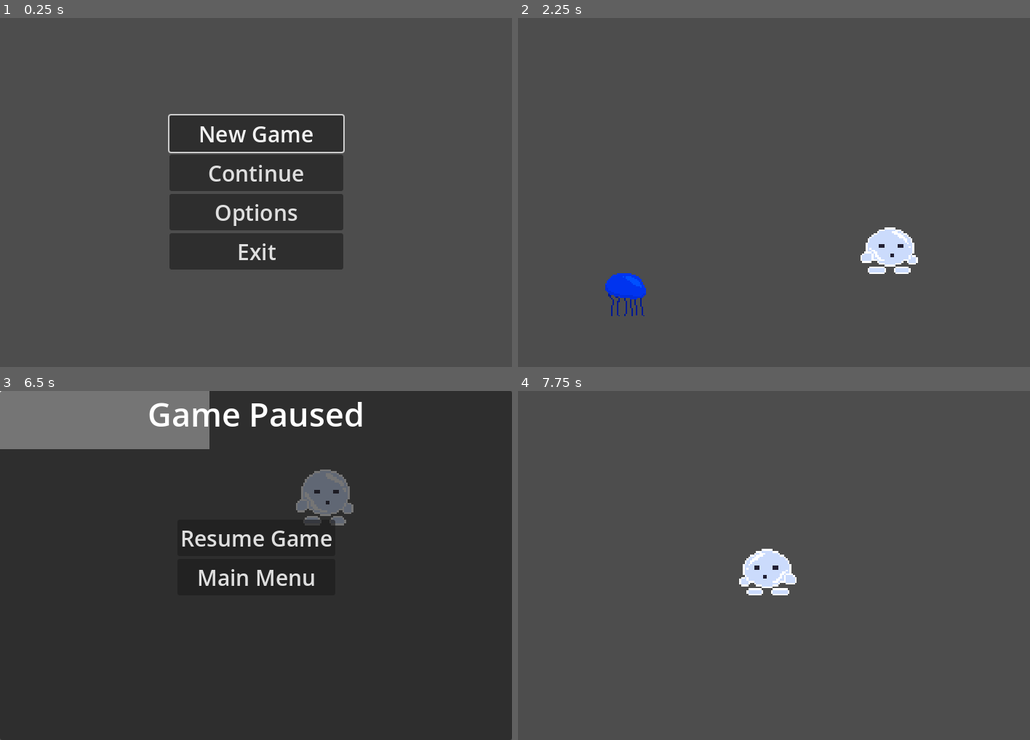
Above: before the commit, frames 1-4 (two rows, left to right).
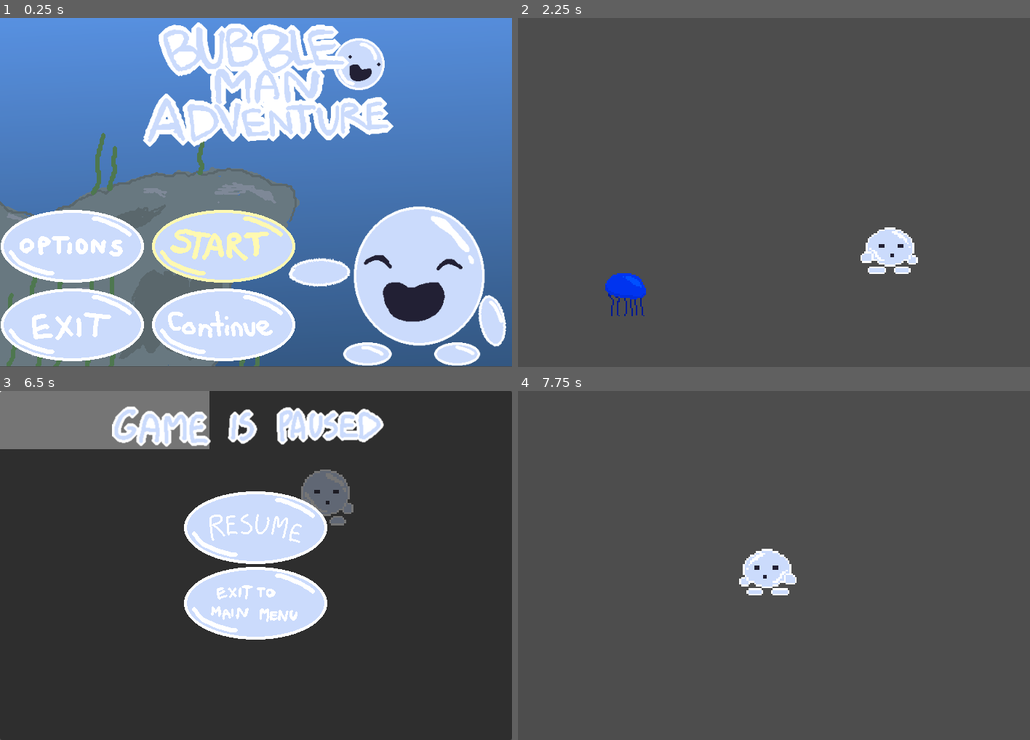
Above: after the commit, the same moments.

Repository: orestulis05/project-bubble
Game: Godot game, scene res://scenes/MainMenu.tscn
The game is run twice, just before and just after one commit, with the same random seed, the same clock (stepped at 60 frames per second) and the same inputs.
Inputs (mouse positions are in pixels of both pictures, inside the frame that each line leads up to; where the layout moved, square brackets give the same spot in the first picture):
- Up to frame 1 (0.25 s): no input
- Up to frame 2 (2.25 s): click (594, 248) [774, 213] at 0.5 s; click (779, 220) [789, 265] at 1.25 s; click (743, 248) [774, 133] at 2 s
- Up to frame 3 (6.5 s): hold D (move_right) 2.78-4.28 s; tap Space (jump) at 3.02, 3.77, 5.27, 6.02 s; hold A (move_left) 4.28-5.03 s; hold D (move_right) from 5.03 s (still down); tap Escape (pause) at 6.4 s
- Up to frame 4 (7.75 s): release D (move_right) at 6.5 s; click (774, 527) [774, 537] at 6.5 s; hold A (move_left) from 7.28 s (still down); tap Space (jump) at 7.52 s

The runs differ from the first frame. In frame 1, 100% of the frame differs, in the area x 0-100%, y 0-100%; in frame 2, nothing differs; in frame 3, 13%; in frame 4, nothing differs.

Commit message:
main menu and pause makeover

Diff:
--- a/scenes/MainMenu.tscn
+++ b/scenes/MainMenu.tscn
@@ -1,6 +1,67 @@
-[gd_scene load_steps=2 format=3 uid="uid://cyao04nmdiir0"]
+[gd_scene load_steps=20 format=3 uid="uid://cyao04nmdiir0"]
 
 [ext_resource type="Script" path="res://scripts/main_menu.gd" id="1_h3u52"]
+[ext_resource type="Texture2D" uid="uid://4vyojg4eja4c" path="res://textures/main_menu/titlescreenbc.png" id="2_67pbb"]
+[ext_resource type="Texture2D" uid="uid://3vbxo2nmeloy" path="res://textures/main_menu/title.png" id="3_w1hy8"]
+[ext_resource type="Texture2D" uid="uid://dcmqtsa0df47v" path="res://textures/main_menu/wavingbubbleman.png" id="4_3xr2q"]
+[ext_resource type="Texture2D" uid="uid://cp1i03yal5mc0" path="res://textures/main_menu/options.png" id="5_3anfa"]
+[ext_resource type="Texture2D" uid="uid://daudc2eor3lom" path="res://textures/main_menu/options-export.png" id="6_6r5ol"]
+[ext_resource type="Texture2D" uid="uid://bl4c2skpori46" path="res://textures/main_menu/exit.png" id="6_sd2a3"]
+[ext_resource type="Texture2D" uid="uid://bodn7n784rrab" path="res://textures/main_menu/start.png" id="7_lm3ie"]
+[ext_resource type="Texture2D" uid="uid://cdbv8oby7seao" path="res://textures/main_menu/exit_hover.png" id="8_a6tyc"]
+[ext_resource type="Texture2D" uid="uid://dtk55h1ecgfw6" path="res://textures/main_menu/continue.png" id="8_klcl7"]
+[ext_resource type="Texture2D" uid="uid://4knvke3hxhva" path="res://textures/main_menu/start-export.png" id="10_ewa3b"]
+[ext_resource type="Texture2D" uid="uid://c45fk370vdf5t" path="res://textures/main_menu/continue_hover.png" id="12_8lppp"]
+
+[sub_resource type="AtlasTexture" id="AtlasTexture_y871n"]
+atlas = ExtResource("4_3xr2q")
+region = Rect2(0, 0, 383, 323)
+
+[sub_resource type="AtlasTexture" id="AtlasTexture_ds4ld"]
+atlas = ExtResource("4_3xr2q")
+region = Rect2(383, 0, 383, 323)
+
+[sub_resource type="AtlasTexture" id="AtlasTexture_x51yg"]
+atlas = ExtResource("4_3xr2q")
+region = Rect2(766, 0, 383, 323)
+
+[sub_resource type="AtlasTexture" id="AtlasTexture_mrgww"]
+atlas = ExtResource("4_3xr2q")
+region = Rect2(1149, 0, 383, 323)
+
+[sub_resource type="AtlasTexture" id="AtlasTexture_7kffp"]
+atlas = ExtResource("4_3xr2q")
+region = Rect2(1532, 0, 383, 323)
+
+[sub_resource type="AtlasTexture" id="AtlasTexture_2qdf7"]
+atlas = ExtResource("4_3xr2q")
+region = Rect2(1915, 0, 383, 323)
+
+[sub_resource type="SpriteFrames" id="SpriteFrames_37bf7"]
+animations = [{
+"frames": [{
+"duration": 1.0,
+"texture": SubResource("AtlasTexture_y871n")
+}, {
+"duration": 1.0,
+"texture": SubResource("AtlasTexture_ds4ld")
+}, {
+"duration": 1.0,
+"texture": SubResource("AtlasTexture_x51yg")
+}, {
+"duration": 1.0,
+"texture": SubResource("AtlasTexture_mrgww")
+}, {
+"duration": 1.0,
+"texture": SubResource("AtlasTexture_7kffp")
+}, {
+"duration": 1.0,
+"texture": SubResource("AtlasTexture_2qdf7")
+}],
+"loop": true,
+"name": &"default",
+"speed": 6.0
+}]
 
 [node name="MainMenu" type="Control"]
 layout_mode = 3
@@ -11,48 +72,78 @@
 grow_vertical = 2
 script = ExtResource("1_h3u52")
 
-[node name="VBoxContainer" type="VBoxContainer" parent="."]
+[node name="Titlescreenbc" type="Sprite2D" parent="."]
+position = Vector2(352, 239)
+texture = ExtResource("2_67pbb")
+
+[node name="Title" type="Sprite2D" parent="."]
+position = Vector2(378, 106)
+scale = Vector2(0.802405, 0.802405)
+texture = ExtResource("3_w1hy8")
+
+[node name="AnimatedSprite2D" type="AnimatedSprite2D" parent="."]
+position = Vector2(553, 338)
+scale = Vector2(0.868421, 0.868421)
+sprite_frames = SubResource("SpriteFrames_37bf7")
+frame_progress = 0.128454
+
+[node name="Options" type="TextureButton" parent="."]
+layout_mode = 2
+offset_top = 264.0
+offset_right = 208.0
+offset_bottom = 372.0
+focus_neighbor_top = NodePath("../Continue")
+focus_neighbor_bottom = NodePath("../Exit")
+texture_normal = ExtResource("5_3anfa")
+texture_pressed = ExtResource("5_3anfa")
+texture_hover = ExtResource("6_6r5ol")
+texture_disabled = ExtResource("5_3anfa")
+texture_focused = ExtResource("6_6r5ol")
+
+[node name="Exit" type="TextureButton" parent="."]
 layout_mode = 1
-anchors_preset = 8
-anchor_left = 0.5
-anchor_top = 0.5
-anchor_right = 0.5
-anchor_bottom = 0.5
-offset_left = -119.5
-offset_top = -106.0
-offset_right = 119.5
-offset_bottom = 106.0
-grow_horizontal = 2
-grow_vertical = 2
+anchors_preset = 2
+anchor_top = 1.0
+anchor_bottom = 1.0
+offset_top = -108.0
+offset_right = 208.0
+grow_vertical = 0
+focus_neighbor_top = NodePath("../Options")
+texture_normal = ExtResource("6_sd2a3")
+texture_pressed = ExtResource("6_sd2a3")
+texture_hover = ExtResource("8_a6tyc")
+texture_disabled = ExtResource("6_sd2a3")
+texture_focused = ExtResource("8_a6tyc")
 
-[node name="NewGame" type="Button" parent="VBoxContainer"]
+[node name="NewGame" type="TextureButton" parent="."]
 layout_mode = 2
+offset_left = 208.0
+offset_top = 264.0
+offset_right = 416.0
+offset_bottom = 372.0
 focus_neighbor_bottom = NodePath("../Continue")
-theme_override_font_sizes/font_size = 30
 action_mode = 0
-text = "New Game"
+texture_normal = ExtResource("7_lm3ie")
+texture_pressed = ExtResource("7_lm3ie")
+texture_hover = ExtResource("10_ewa3b")
+texture_disabled = ExtResource("7_lm3ie")
+texture_focused = ExtResource("10_ewa3b")
 
-[node name="Continue" type="Button" parent="VBoxContainer"]
+[node name="Continue" type="TextureButton" parent="."]
 layout_mode = 2
+offset_left = 208.0
+offset_top = 372.0
+offset_right = 416.0
+offset_bottom = 480.0
 focus_neighbor_top = NodePath("../NewGame")
 focus_neighbor_bottom = NodePath("../Options")
-theme_override_font_sizes/font_size = 30
-text = "Continue"
+texture_normal = ExtResource("8_klcl7")
+texture_pressed = ExtResource("8_klcl7")
+texture_hover = ExtResource("12_8lppp")
+texture_disabled = ExtResource("8_klcl7")
+texture_focused = ExtResource("12_8lppp")
 
-[node name="Options" type="Button" parent="VBoxContainer"]
-layout_mode = 2
-focus_neighbor_top = NodePath("../Continue")
-focus_neighbor_bottom = NodePath("../Exit")
-theme_override_font_sizes/font_size = 30
-text = "Options"
-
-[node name="Exit" type="Button" parent="VBoxContainer"]
-layout_mode = 2
-focus_neighbor_top = NodePath("../Options")
-theme_override_font_sizes/font_size = 30
-text = "Exit"
-
-[connection signal="pressed" from="VBoxContainer/NewGame" to="." method="_on_new_game_pressed"]
-[connection signal="pressed" from="VBoxContainer/Continue" to="." method="_on_continue_pressed"]
-[connection signal="pressed" from="VBoxContainer/Options" to="." method="_on_options_pressed"]
-[connection signal="pressed" from="VBoxContainer/Exit" to="." method="_on_exit_pressed"]
+[connection signal="pressed" from="Options" to="." method="_on_options_pressed"]
+[connection signal="pressed" from="Exit" to="." method="_on_exit_pressed"]
+[connection signal="pressed" from="NewGame" to="." method="_on_new_game_pressed"]
+[connection signal="pressed" from="Continue" to="." method="_on_continue_pressed"]
--- a/scenes/Options.tscn
+++ b/scenes/Options.tscn
@@ -1,6 +1,9 @@
-[gd_scene load_steps=2 format=3 uid="uid://j22d5p1pqpts"]
+[gd_scene load_steps=5 format=3 uid="uid://j22d5p1pqpts"]
 
 [ext_resource type="Script" path="res://scripts/options.gd" id="1_2vp70"]
+[ext_resource type="Texture2D" uid="uid://bacjyxq8jwa3k" path="res://textures/main_menu/optionscreen.png" id="2_akh16"]
+[ext_resource type="Texture2D" uid="uid://bl4c2skpori46" path="res://textures/main_menu/exit.png" id="3_2oxnc"]
+[ext_resource type="Texture2D" uid="uid://cdbv8oby7seao" path="res://textures/main_menu/exit_hover.png" id="4_llo0o"]
 
 [node name="Options" type="Control"]
 layout_mode = 3
@@ -11,6 +14,10 @@
 grow_vertical = 2
 script = ExtResource("1_2vp70")
 
+[node name="Optionscreen" type="Sprite2D" parent="."]
+position = Vector2(353, 240)
+texture = ExtResource("2_akh16")
+
 [node name="VBoxContainer" type="VBoxContainer" parent="."]
 layout_mode = 1
 anchors_preset = 8
@@ -19,9 +26,9 @@
 anchor_right = 0.5
 anchor_bottom = 0.5
 offset_left = -276.0
-offset_top = -44.0
-offset_right = 276.0
-offset_bottom = 44.0
+offset_top = -122.0
+offset_right = 248.0
+offset_bottom = -34.0
 grow_horizontal = 2
 grow_vertical = 2
 
@@ -49,22 +56,25 @@
 layout_mode = 2
 size_flags_horizontal = 3
 
-[node name="Button" type="Button" parent="."]
+[node name="Button" type="TextureButton" parent="."]
 layout_mode = 1
 anchors_preset = 7
 anchor_left = 0.5
 anchor_top = 1.0
 anchor_right = 0.5
 anchor_bottom = 1.0
-offset_left = -25.0
-offset_top = -174.0
-offset_right = 63.0
-offset_bottom = -103.0
+offset_left = -91.0
+offset_top = -253.0
+offset_right = 109.0
+offset_bottom = -153.0
 grow_horizontal = 2
 grow_vertical = 0
 theme_type_variation = &"FlatButton"
-theme_override_font_sizes/font_size = 45
-text = "Exit"
+texture_normal = ExtResource("3_2oxnc")
+texture_pressed = ExtResource("3_2oxnc")
+texture_hover = ExtResource("4_llo0o")
+texture_disabled = ExtResource("3_2oxnc")
+texture_focused = ExtResource("4_llo0o")
 
 [connection signal="toggled" from="VBoxContainer/HBoxContainer/fullscreen2" to="." method="_on_check_button_toggled"]
 [connection signal="toggled" from="VBoxContainer/HBoxContainer2/V-Sync2" to="." method="_on_v_sync_2_toggled"]
--- a/scenes/Pause Screen.tscn
+++ b/scenes/Pause Screen.tscn
@@ -1,6 +1,11 @@
-[gd_scene load_steps=2 format=3 uid="uid://bkfisdr5pbwdn"]
+[gd_scene load_steps=7 format=3 uid="uid://bkfisdr5pbwdn"]
 
 [ext_resource type="Script" path="res://scripts/pause.gd" id="1_irqd4"]
+[ext_resource type="Texture2D" uid="uid://uxt2xtusms6r" path="res://textures/main_menu/gameispaused.png" id="2_oiqm4"]
+[ext_resource type="Texture2D" uid="uid://bpsexx3g5pic5" path="res://textures/main_menu/resume.png" id="3_onrkh"]
+[ext_resource type="Texture2D" uid="uid://c6jigiyo317ft" path="res://textures/main_menu/resume-export.png" id="4_y86jx"]
+[ext_resource type="Texture2D" uid="uid://bul1te28a8ohi" path="res://textures/main_menu/exittomainmenu.png" id="5_vube6"]
+[ext_resource type="Texture2D" uid="uid://byhecvbhs0t4p" path="res://textures/main_menu/exittomainmenu-export.png" id="6_32pdv"]
 
 [node name="Pause" type="Node"]
 process_mode = 3
@@ -15,17 +20,9 @@
 grow_horizontal = 2
 grow_vertical = 2
 
-[node name="Label" type="Label" parent="PausePanel"]
-layout_mode = 1
-anchors_preset = 5
-anchor_left = 0.5
-anchor_right = 0.5
-offset_left = -20.0
-offset_right = 20.0
-offset_bottom = 23.0
-grow_horizontal = 2
-theme_override_font_sizes/font_size = 45
-text = "Game Paused"
+[node name="Gameispaused" type="Sprite2D" parent="PausePanel"]
+position = Vector2(342, 47)
+texture = ExtResource("2_oiqm4")
 
 [node name="VBoxContainer" type="VBoxContainer" parent="PausePanel"]
 layout_mode = 1
@@ -41,17 +38,23 @@
 grow_horizontal = 2
 grow_vertical = 2
 
-[node name="Button" type="Button" parent="PausePanel/VBoxContainer"]
+[node name="Button" type="TextureButton" parent="PausePanel/VBoxContainer"]
 process_mode = 3
 layout_mode = 2
-theme_override_font_sizes/font_size = 30
-text = "Resume Game"
+texture_normal = ExtResource("3_onrkh")
+texture_pressed = ExtResource("3_onrkh")
+texture_hover = ExtResource("4_y86jx")
+texture_disabled = ExtResource("3_onrkh")
+texture_focused = ExtResource("4_y86jx")
 
-[node name="Button2" type="Button" parent="PausePanel/VBoxContainer"]
+[node name="Button2" type="TextureButton" parent="PausePanel/VBoxContainer"]
 process_mode = 3
 layout_mode = 2
-theme_override_font_sizes/font_size = 30
-text = "Main Menu"
+texture_normal = ExtResource("5_vube6")
+texture_pressed = ExtResource("5_vube6")
+texture_hover = ExtResource("6_32pdv")
+texture_disabled = ExtResource("5_vube6")
+texture_focused = ExtResource("6_32pdv")
 
 [connection signal="pressed" from="PausePanel/VBoxContainer/Button" to="." method="_on_button_pressed"]
 [connection signal="pressed" from="PausePanel/VBoxContainer/Button2" to="." method="_on_button_2_pressed"]
--- a/scenes/angler_fish.tscn
+++ b/scenes/angler_fish.tscn
@@ -1,6 +1,6 @@
 [gd_scene load_steps=11 format=3 uid="uid://dcjs1my3xjc2h"]
 
-[ext_resource type="Script" path="res://angler_fish.gd" id="1_wwjfq"]
+[ext_resource type="Script" path="res://scripts/angler_fish.gd" id="1_wwjfq"]
 [ext_resource type="Texture2D" uid="uid://dpc8eulqxwdvs" path="res://textures/angler fish/angler_normal.png" id="2_3j1po"]
 [ext_resource type="Texture2D" uid="uid://bb5h7o4p21rly" path="res://textures/angler fish/angler_evil.png" id="3_yflgp"]
 
--- a/scripts/main_menu.gd
+++ b/scripts/main_menu.gd
@@ -2,7 +2,7 @@
 
 # Called when the node enters the scene tree for the first time.
 func _ready() -> void:
-	$VBoxContainer/NewGame.grab_focus()
+	$NewGame.grab_focus()
 
 func _on_new_game_pressed() -> void:
 	var save := SaveFile.new()
Not shown: 1 places in scenes/TestingMap.tscn that only renumber resources
Binary file added: textures/main_menu/continue.png
Not shown, added: textures/main_menu/continue.png.import
Binary file added: textures/main_menu/continue_hover.png
Not shown, added: textures/main_menu/continue_hover.png.import
Binary file added: textures/main_menu/exit_hover.png
Not shown, added: textures/main_menu/exit_hover.png.import
Binary file added: textures/main_menu/exittomainmenu-export.png
Not shown, added: textures/main_menu/exittomainmenu-export.png.import
Binary file added: textures/main_menu/options-export.png
Not shown, added: textures/main_menu/options-export.png.import
Binary file added: textures/main_menu/resume-export.png
(and 3 more such lines)
